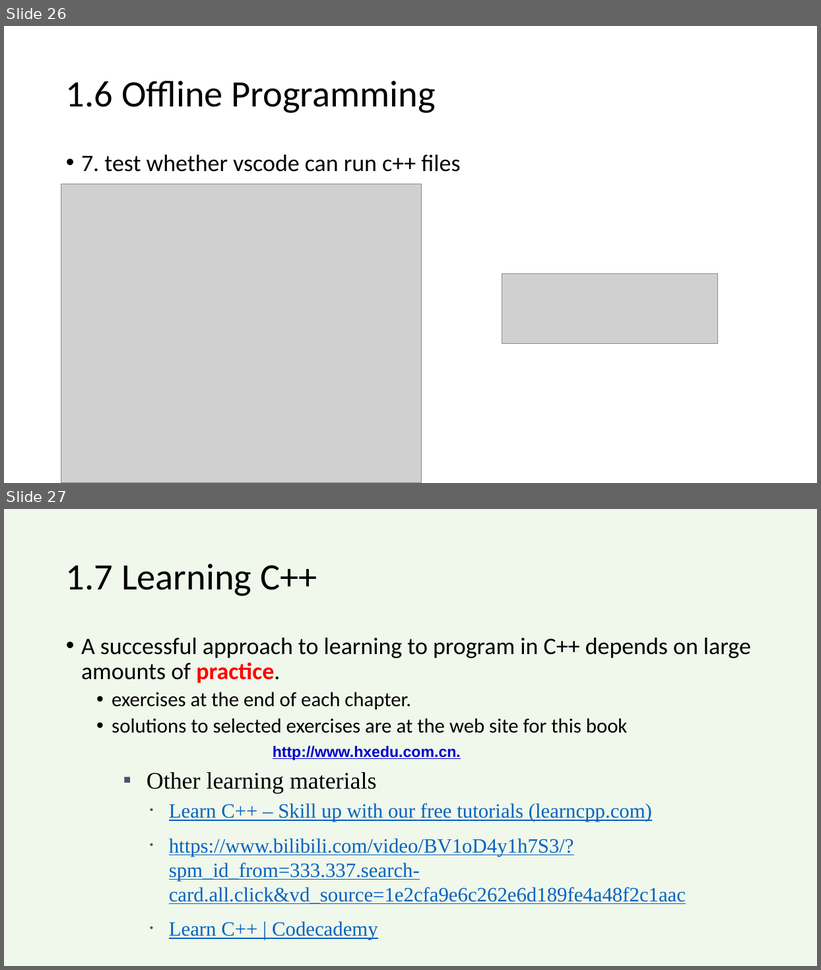
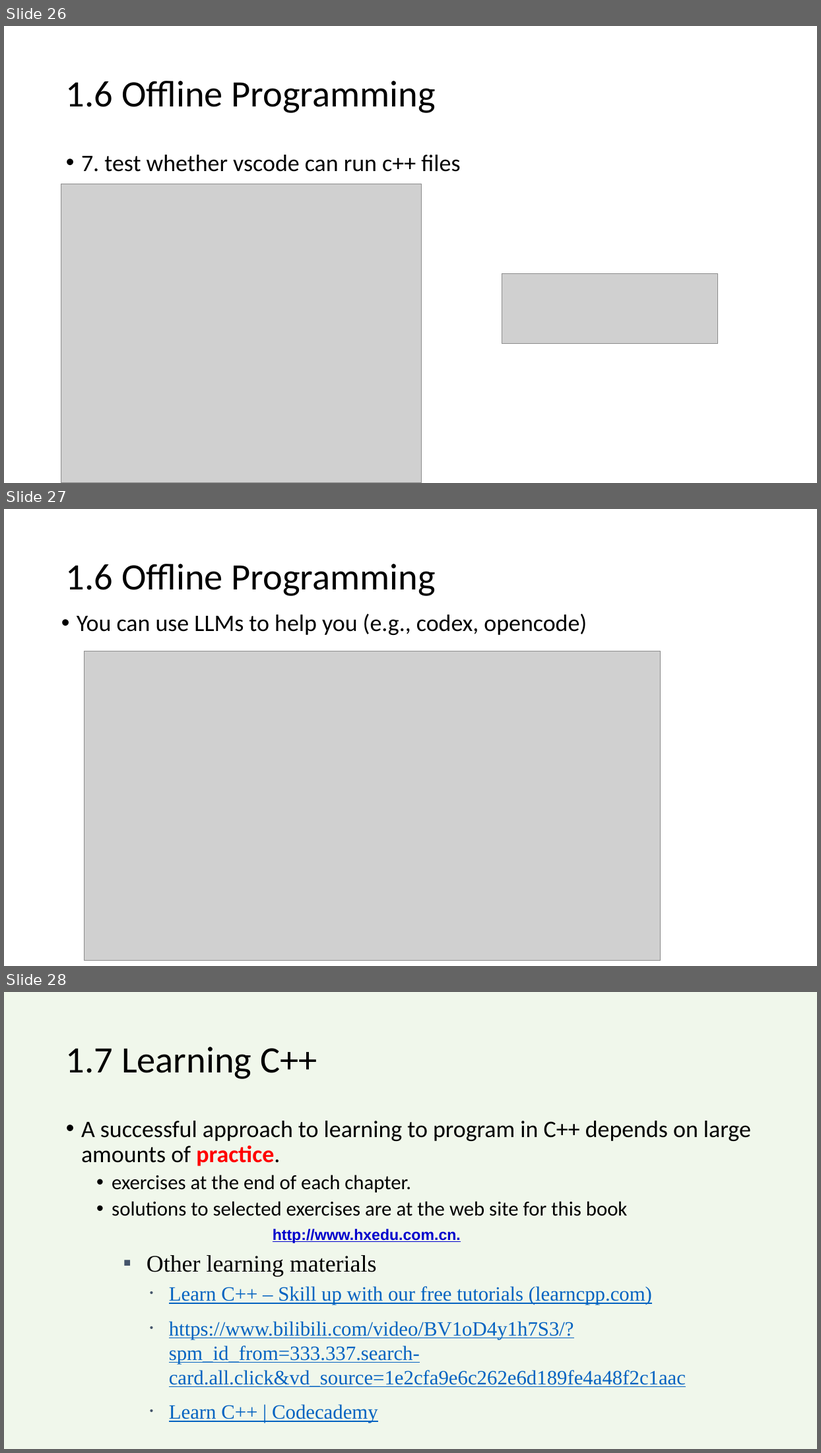
Before and after one commit to zhangmeishan/zhangmeishan.github.com, a slide deck: HLLP/1-cpp-introduction.pptx. Shown one above the other, each under a label of ours: slides 26 and 27 before the commit, slides 26, 27 and 28 after it. The pictures are 821x970 and 821x1453 pixels, drawn with LibreOffice and Linux fonts; fonts in the diff are those of the drawing; grey boxes stand for pictures. Boxes give left, top, right and bottom in pixels: in the first picture for what was removed or moved away, otherwise in the second. Text is boxed around its words. In the diff, an @@ line names an element or a change of style, - is before the commit and + after.

```diff
--- a/HLLP/1-cpp-introduction.pptx
+++ b/HLLP/1-cpp-introduction.pptx
@@ slide 27 added at (4, 509, 817, 966), background #FFFFFF @@
@@ title added at (66, 564, 435, 596), 44 pt, text #000000 @@
+1.6 Offline Programming
@@ text added at (77, 614, 587, 635), 28 pt, text #000000 @@
+• You can use LLMs to help you (e.g., codex, opencode)
@@ picture added at (84, 651, 660, 961) @@
@@ what was slide 27 is now slide 28 @@
```
Also in this commit, not shown: 1 slide changed, 1 slide removed, 1 other file.
